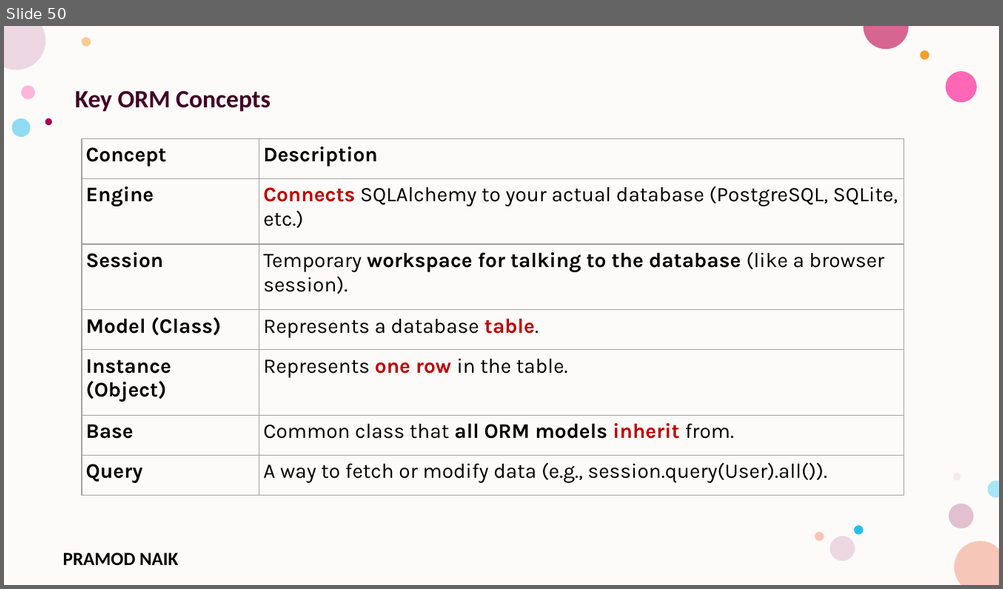
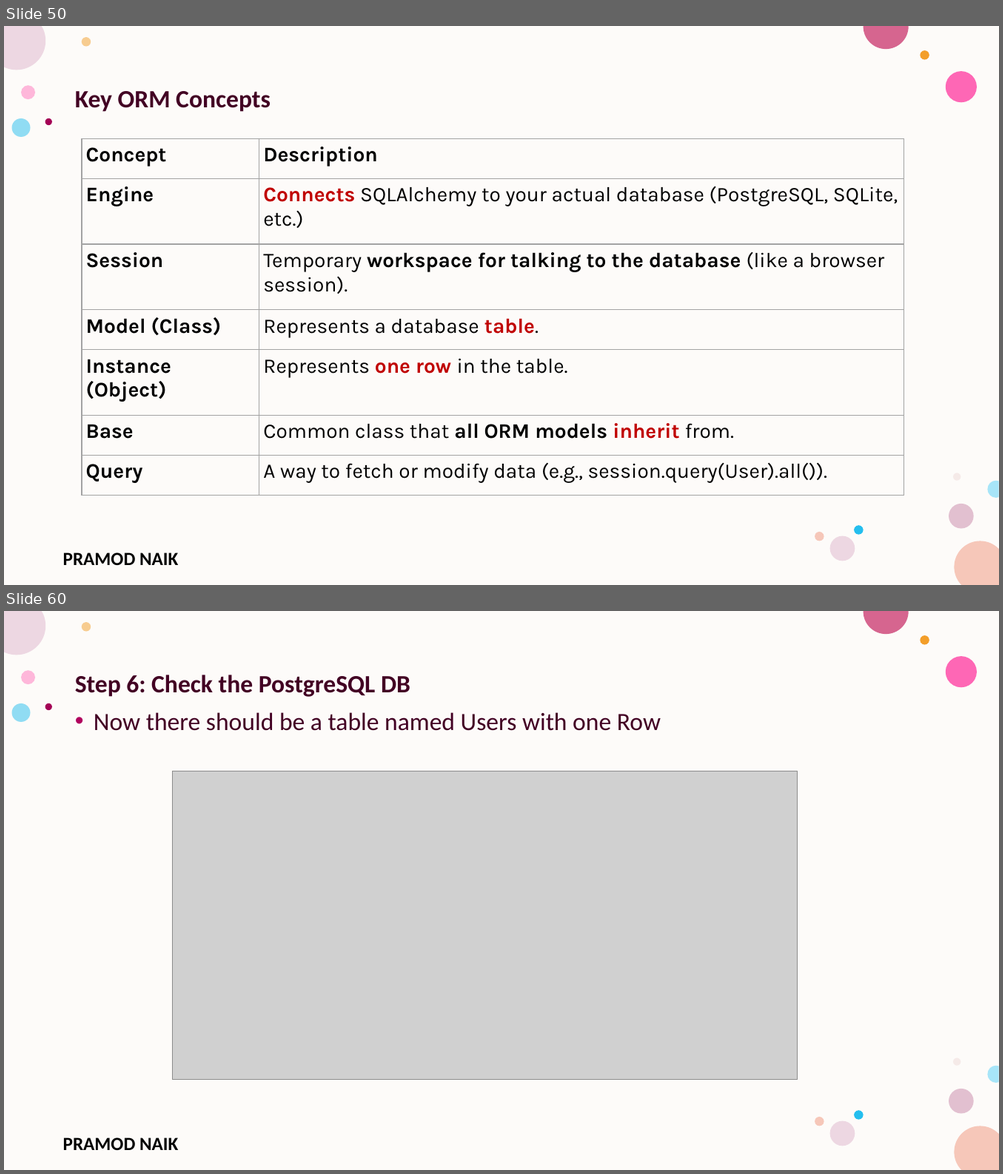
Before and after one commit to PRAMODNAIK-DEV/Backend-Dev-using-Python-FastAPI, a slide deck: FastAPI/FastAPI- Intermediate.pptx. Shown one above the other, each under a label of ours: slide 50 before the commit, slides 50 and 60 after it; the slides between them are not shown. The pictures are 1003x589 and 1003x1174 pixels, drawn with LibreOffice and Linux fonts; fonts in the diff are those of the drawing; grey boxes stand for pictures; background and template pictures are left out. Boxes give left, top, right and bottom in pixels: in the first picture for what was removed or moved away, otherwise in the second. Text is boxed around its words. In the diff, an @@ line names an element or a change of style, - is before the commit and + after.

Commit message:
FastAPI + PostgreSQL

```diff
--- a/FastAPI/FastAPI- Intermediate.pptx
+++ b/FastAPI/FastAPI- Intermediate.pptx
@@ slide 60 added at [4, 611, 999, 1170], background #FFFFFF; not listed: 17 template elements that a slide beside it also shows @@
@@ text added at [75, 675, 660, 731], 24 pt, text #420023 @@
+Step 6: Check the PostgreSQL DB
+• Now there should be a table named Users with one Row
@@ picture added at [172, 772, 797, 1079] @@
```
Also in this commit, not shown: 1 slide changed, 8 other slides added, 5 slides removed, 5 other files.
